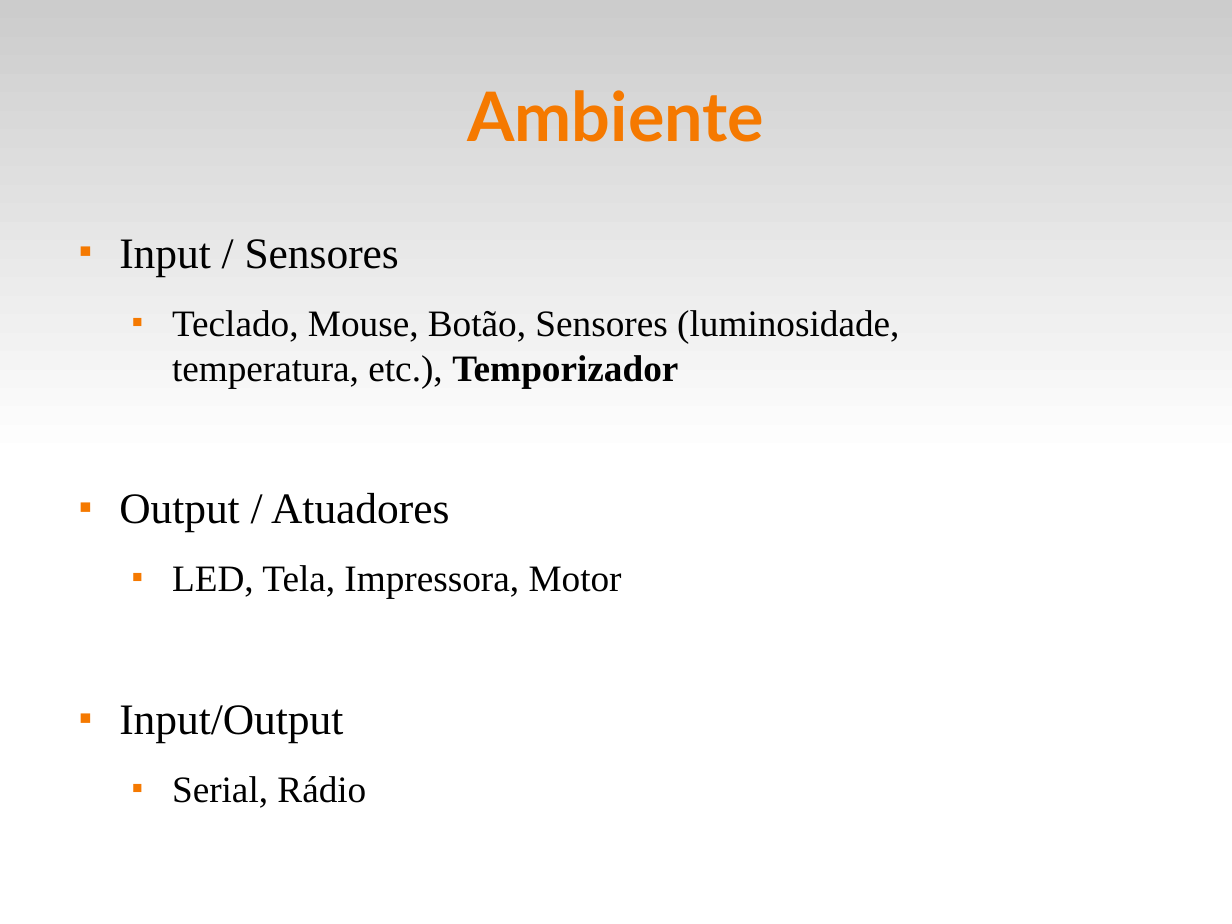
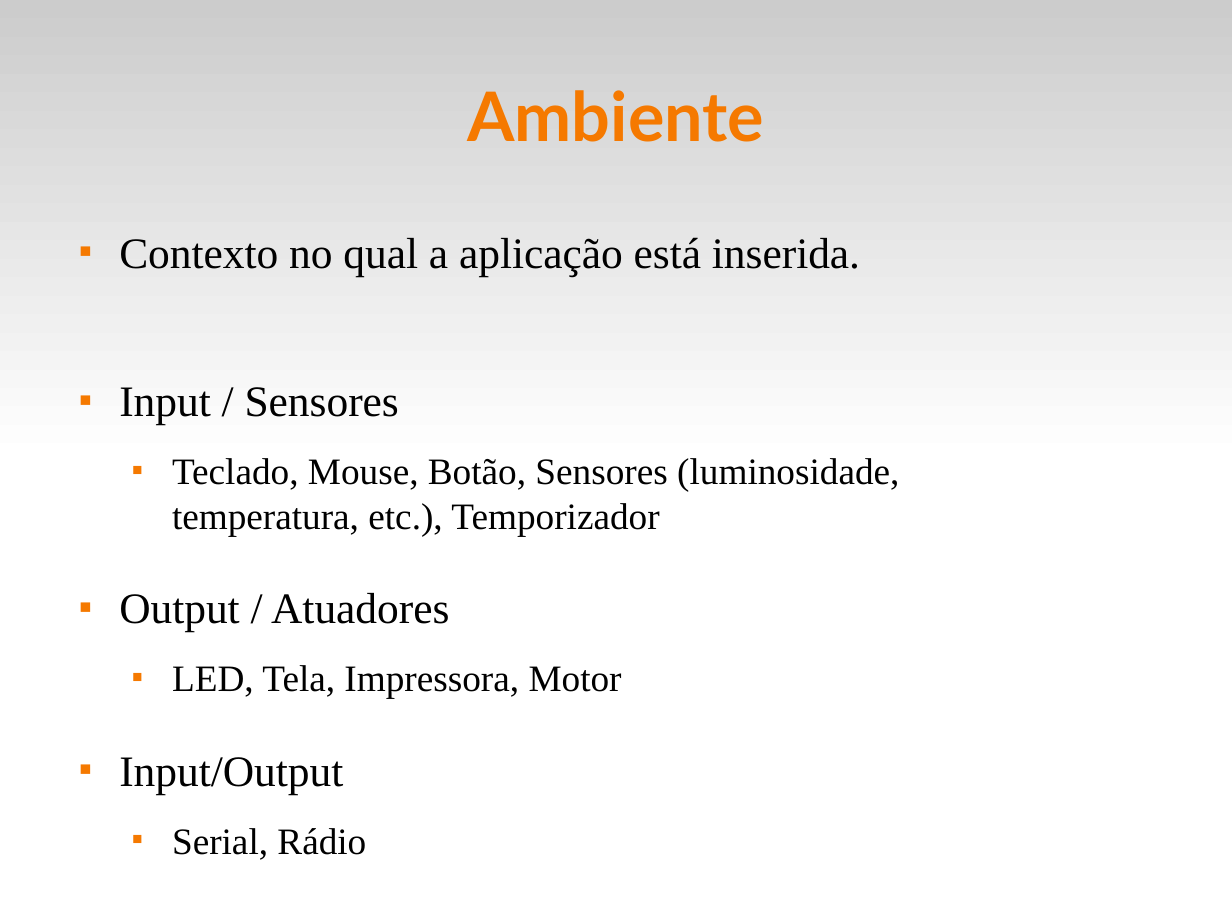
Before and after one commit to fsantanna-uerj/reativos, a slide deck: slide 3 of slides/01_reativos.odp (slide 4 before the commit). Drawn at 1232x924 pixels with LibreOffice and Linux fonts; fonts in the diff are those of the drawing. Boxes give left, top, right and bottom in pixels: in the first picture for what was removed or moved away, otherwise in the second. Text is boxed around its words. In the diff, an @@ line names an element or a change of style, - is before the commit and + after.

```diff
--- a/slides/01_reativos.odp
+++ b/slides/01_reativos.odp
@@ text at (x1=119, y1=237, x2=860, y2=277): paragraph added @@
+■ Contexto no qual a aplicação está inserida.
@@ text at (x1=172, y1=458, x2=899, y2=536): bold off in "Temporizador" @@
```
Also in this commit, not shown: 2 slides added, 3 slides removed, 1 other file.
